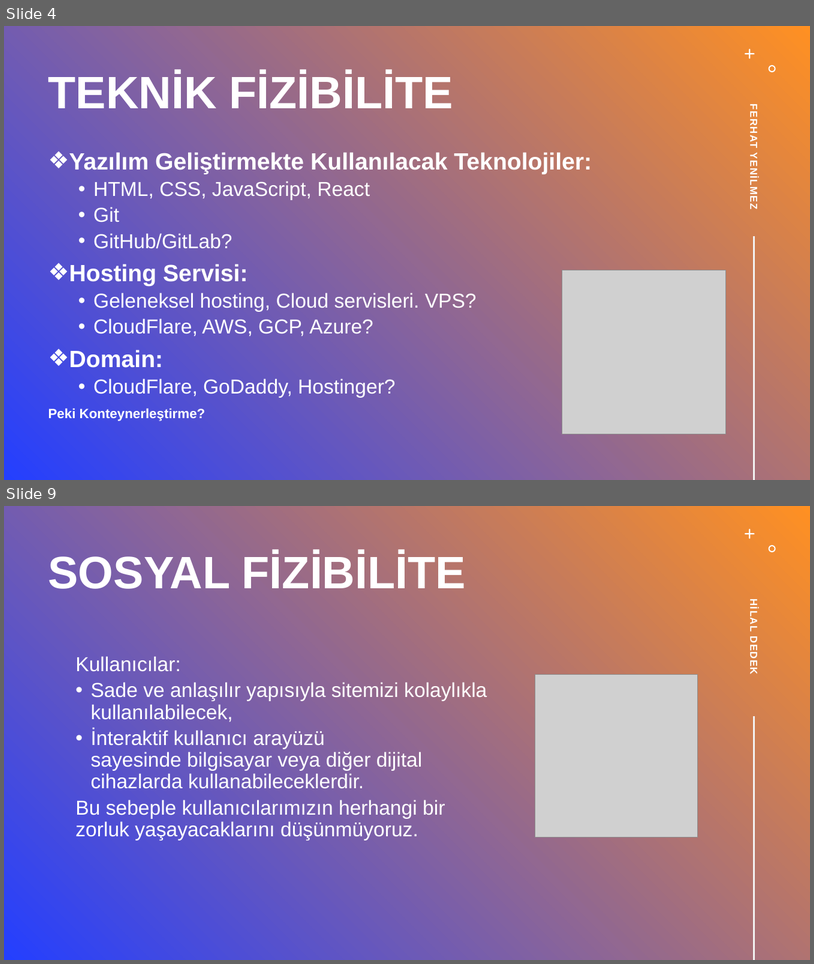
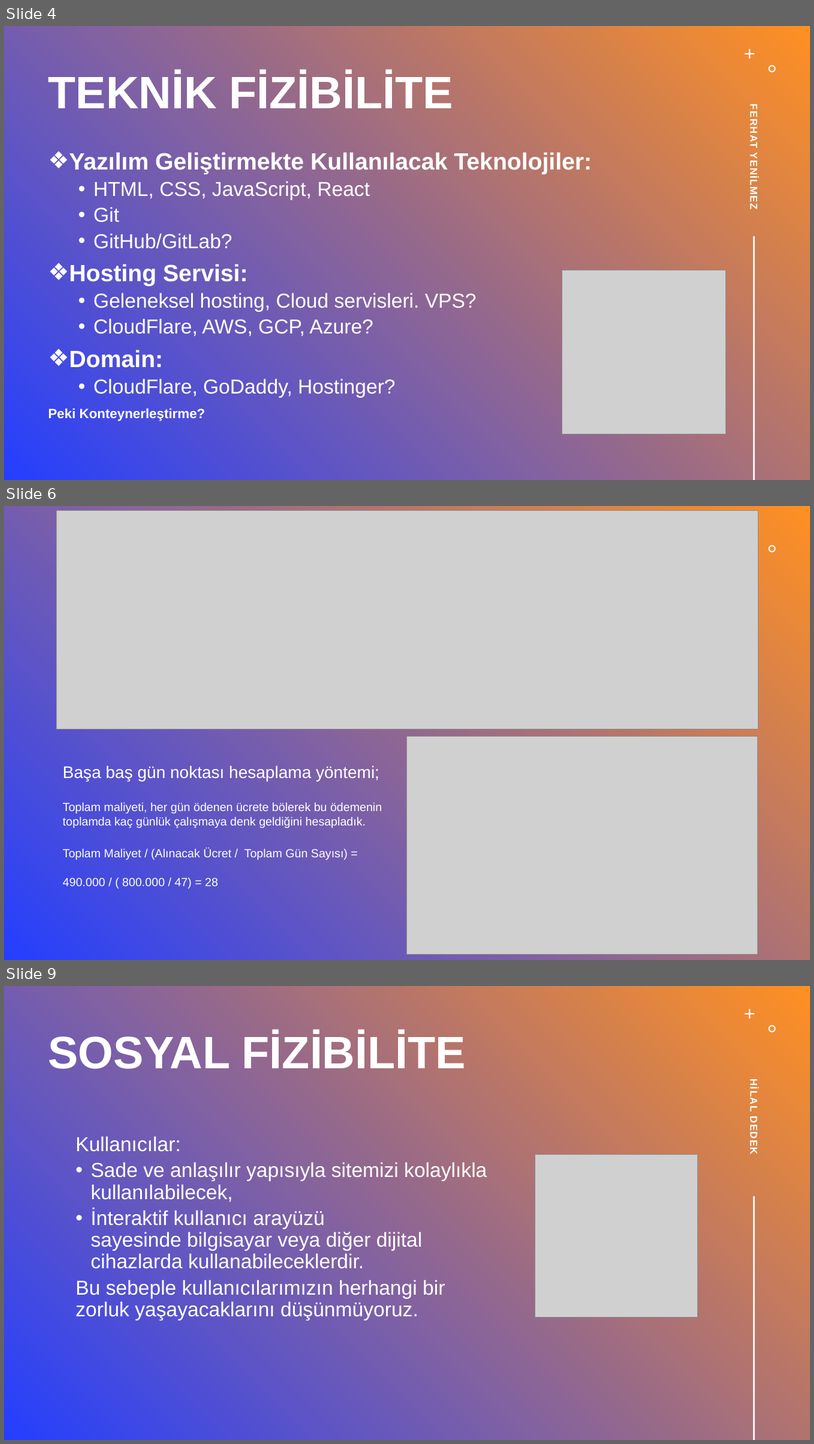
Before and after one commit to keserbaros1/EHOTEL, a slide deck: EHotel Fizibilite Sunumu.pptx. Shown one above the other, each under a label of ours: slides 4 and 9 before the commit, slides 4, 6 and 9 after it; the slides between them are not shown. The pictures are 814x964 and 814x1444 pixels, drawn with LibreOffice and Linux fonts; fonts in the diff are those of the drawing; grey boxes stand for pictures. Boxes give left, top, right and bottom in pixels: in the first picture for what was removed or moved away, otherwise in the second. Text is boxed around its words. In the diff, an @@ line names an element or a change of style, - is before the commit and + after.

Commit message:
Bütün düzeltmeleri yaptık
Zaman ve ekonomik fizibiliteyi daha anlaşılır hale getirdik ve ekonomik fizibilitedeki bazı hesaplama hatalarını düzelttik.

```diff
--- a/EHotel Fizibilite Sunumu.pptx
+++ b/EHotel Fizibilite Sunumu.pptx
@@ slide 6 added at [4,506,810,960], background gradient #243FFF to #FF9022; not listed: 1 template element that a slide beside it also shows @@
@@ picture added at [57,510,758,729] @@
@@ picture added at [407,736,758,954] @@
@@ text added at [63,765,382,888], 14 pt, text #FFFFFF @@
+Başa baş gün noktası hesaplama yöntemi;
+Toplam maliyeti, her gün ödenen ücrete bölerek bu ödemenin toplamda kaç günlük çalışmaya denk geldiğini hesapladık.
+Toplam Maliyet / (Alınacak Ücret / Toplam Gün Sayısı) =
+490.000 / ( 800.000 / 47) = 28
```
Also in this commit, not shown: 4 slides changed, 1 slide removed, 2 other files.
